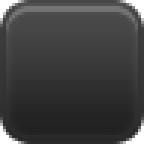
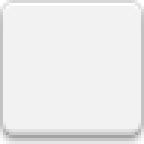
Layer changes from the first 144×144 image to the second:
removed layer "shortcutReaderKey@2x.png" over box(6, 6, 138, 138)
added group "shortcutReaderKey@2x.png" with 5 layers over box(0, 0, 144, 144)
added group "key" with 3 layers in group "shortcutReaderKey@2x.png" over box(3, 3, 141, 141)
added layer "Inner Shadow" in group "key" over box(3, 3, 141, 135)
added layer "Foreground" in group "key" over box(3, 3, 141, 135)
added layer "Border" (multiply) in group "key" over box(3, 9, 141, 141)
